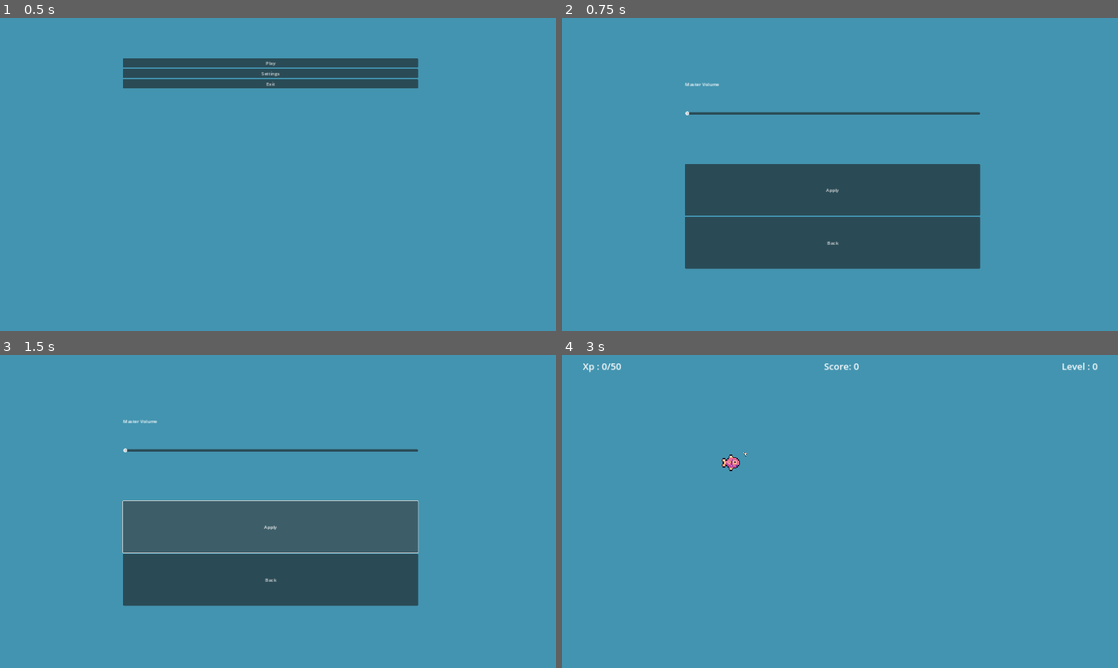
Above: before the commit, frames 1-4 (two rows, left to right).
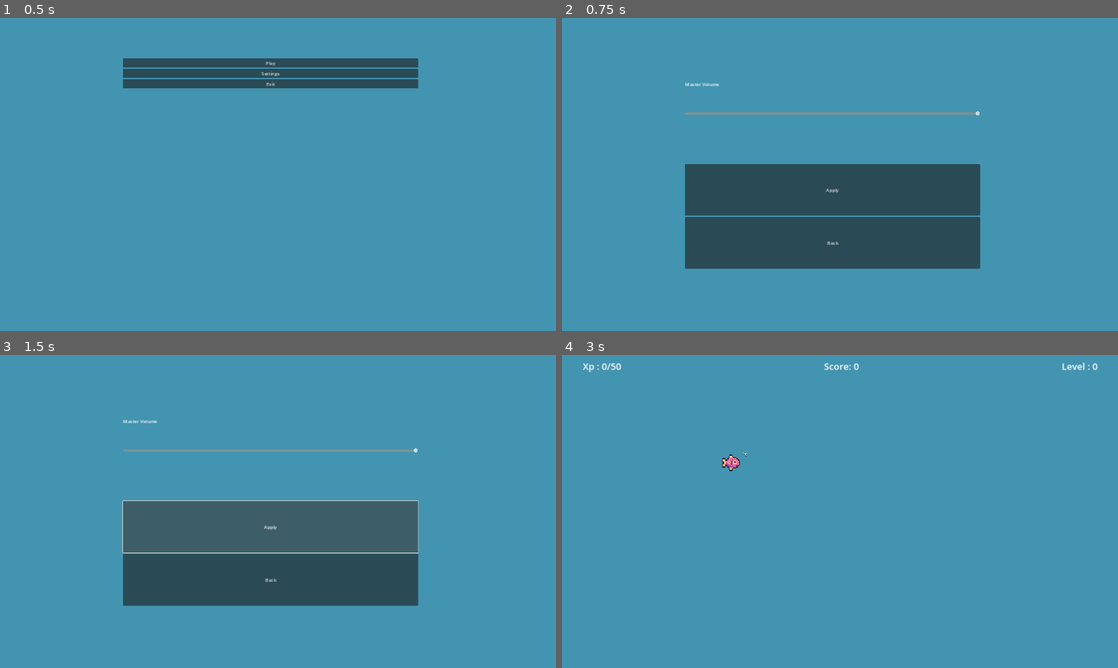
Above: after the commit, the same moments.

Repository: TheCursedMerchant/qdm_gameJam2024
Game: Godot game, scene res://menu.tscn
The game is run twice, just before and just after one commit, with the same random seed, the same clock (stepped at 60 frames per second) and the same inputs.
Inputs:
- Up to frame 1 (0.5 s): no input
- Up to frame 2 (0.75 s): click "Settings" at 0.5 s
- Up to frame 3 (1.5 s): click "Apply" at 1.25 s
- Up to frame 4 (3 s): click "Back" at 2 s; click "Play" at 2.75 s

Frame 1 is identical in both runs. In frame 2, 0.5% of the frame differs, in the area x 22-76%, y 29-32%; in frame 3, 0.5%; in frame 4, nothing differs.

Commit message:
added volume slider and settings

Diff:
--- a/gamejam2024/option_menu.gd
+++ b/gamejam2024/option_menu.gd
@@ -1,11 +1,12 @@
 extends Control
 
+@onready var masterVolumeSlider : HSlider = $MarginContainer/VBoxContainer/MasterVolume
+
+func _ready() -> void:
+	masterVolumeSlider.value = System.masterVolume
 
 func _on_apply_pressed() -> void:
-	pass # Replace with function body.
+	System.masterVolume = masterVolumeSlider.value
 
 func _on_back_pressed() -> void:
 	get_tree().change_scene_to_file("res://menu.tscn")
-
-	#func _on_master_volume_mouse_exited() -> void:
-	#release_focus()
--- a/gamejam2024/option_menu.tscn
+++ b/gamejam2024/option_menu.tscn
@@ -47,7 +47,6 @@
 size_flags_vertical = 3
 text = "Back"
 
-[connection signal="mouse_exited" from="MarginContainer/VBoxContainer/MasterVolume" to="." method="_on_master_volume_mouse_exited"]
 [connection signal="pressed" from="MarginContainer/VBoxContainer/Apply" to="." method="_on_apply_pressed"]
 [connection signal="pressed" from="MarginContainer/VBoxContainer/Back" to="." method="_on_back_pressed"]
 [connection signal="pressed" from="MarginContainer/VBoxContainer/Back" to="." method="_on_options_pressed"]
--- a/gamejam2024/scenes/player.tscn
+++ b/gamejam2024/scenes/player.tscn
@@ -1,9 +1,10 @@
-[gd_scene load_steps=6 format=3 uid="uid://bjo41ejls2sqx"]
+[gd_scene load_steps=7 format=3 uid="uid://bjo41ejls2sqx"]
 
 [ext_resource type="Script" path="res://scripts/player/player.gd" id="1_a5vru"]
 [ext_resource type="Texture2D" uid="uid://brcrfk5hmp4vd" path="res://assets/art/player_fish.png" id="2_273r6"]
 [ext_resource type="Texture2D" uid="uid://bdwpxw7hns7p6" path="res://assets/art/spr_direction_arrow.png" id="3_ovqs6"]
 [ext_resource type="AudioStream" uid="uid://c00tktt3y0e2d" path="res://assets/audio/nomshort.wav" id="4_kbpit"]
+[ext_resource type="Script" path="res://scripts/system/sound_effect.gd" id="5_hf6m6"]
 
 [sub_resource type="CircleShape2D" id="CircleShape2D_8d8ug"]
 radius = 32.0
@@ -22,9 +23,10 @@
 texture_filter = 1
 texture = ExtResource("3_ovqs6")
 
-[node name="Eating" type="AudioStreamPlayer2D" parent="."]
+[node name="Eating" type="AudioStreamPlayer" parent="."]
 stream = ExtResource("4_kbpit")
-volume_db = 8.0
+volume_db = 16.0
+script = ExtResource("5_hf6m6")
 
 [node name="DamageTimer" type="Timer" parent="."]
 
--- a/gamejam2024/scripts/main_camera.gd
+++ b/gamejam2024/scripts/main_camera.gd
@@ -25,7 +25,6 @@
 	zoom = Vector2.ONE
 
 func apply_shake() :
-	print("Start shaking!")
 	shakeStrength = randomStrength
 
 func randomOffset() -> Vector2 :
--- a/gamejam2024/scripts/player/player.gd
+++ b/gamejam2024/scripts/player/player.gd
@@ -18,7 +18,6 @@
 @onready var arrow_sprite : Sprite2D = $ArrowSprite
 @onready var eating = $Eating
 @onready var damageTimer : Timer = $DamageTimer
-
 
 var fleshChunkScene := preload("res://scenes/flesh_chunk.tscn")
 var dashCharge := 0.0
--- /dev/null
+++ b/gamejam2024/scripts/system/sound_effect.gd
@@ -0,0 +1,12 @@
+extends AudioStreamPlayer
+
+@export var maxDb := 24
+@export var minDb = -40
+
+@onready var interval = maxDb - minDb
+
+func _ready() -> void :
+	updateVolume(System.masterVolume)
+
+func updateVolume(value: float) :
+	volume_db = (interval * value) - 80
--- a/gamejam2024/scripts/system/system.gd
+++ b/gamejam2024/scripts/system/system.gd
@@ -19,3 +19,5 @@
 const HIT_SHAKE_DURATION := 0.5
 const HIT_SHAKE_FREQUENCY := 6.0
 const HIT_SHAKE_AMPLITUDE := 3
+
+var masterVolume = 1.0
--- a/gamejam2024/test.tscn
+++ b/gamejam2024/test.tscn
@@ -8,6 +8,7 @@
 [ext_resource type="Script" path="res://scripts/main_camera.gd" id="6_lk2y2"]
 [ext_resource type="AudioStream" uid="uid://djvogs81a54v0" path="res://assets/audio/background.wav" id="7_dmmww"]
 [ext_resource type="PackedScene" uid="uid://dckaow6kdj6h1" path="res://scenes/death.tscn" id="7_ib807"]
+[ext_resource type="Script" path="res://scripts/system/sound_effect.gd" id="9_3l5fu"]
 
 [node name="Game" type="Node2D"]
 script = ExtResource("1_3yksk")
@@ -67,7 +68,8 @@
 
 [node name="Death" parent="CanvasLayer" instance=ExtResource("7_ib807")]
 
-[node name="AudioStreamPlayer2D" type="AudioStreamPlayer2D" parent="."]
+[node name="AudioStreamPlayer2D" type="AudioStreamPlayer" parent="."]
 stream = ExtResource("7_dmmww")
-volume_db = -1.0
+volume_db = -20.0
 autoplay = true
+script = ExtResource("9_3l5fu")
Not shown, added: gamejam2024/assets/art/background_cage.png.import
Not shown, added: gamejam2024/assets/art/food_chunk.png.import
Not shown: 1 places in gamejam2024/menu.tscn that only renumber resources
Not shown: 1 places in gamejam2024/option_menu.tscn that only renumber resources
Not shown: 1 places in gamejam2024/test.tscn that only renumber resources
